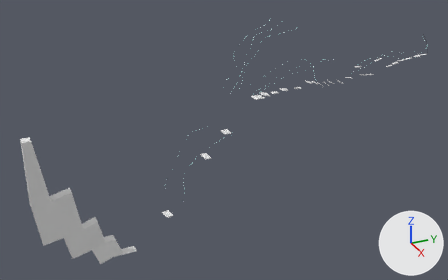
The Blender file Assets/Models/Environment/Scenes/Tutorial/tutorial_facilityRoomPewter.blend, before and after one commit.
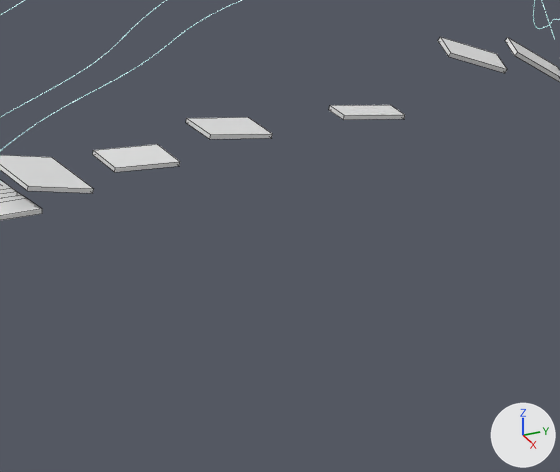
The first picture shows the older version from a camera (50 mm lens) standing at (1035.0, -956.0, 400.0) and looking at (-19.0, -481.0, -127.0). The close-ups show both versions on the part from 58% to 71% of the width and 27% to 44% of the height of that picture; other places that the commit changed are outside them. Lighting does not change. The marker at lower right points along +X, +Y and +Z. The close-ups show mesh edges as thin lines.

The first close-up shows 'Island.013', 'Island.014', 'Island.015', 'Island.016', 'Island.017', 'Island.018', 'Island.019'.
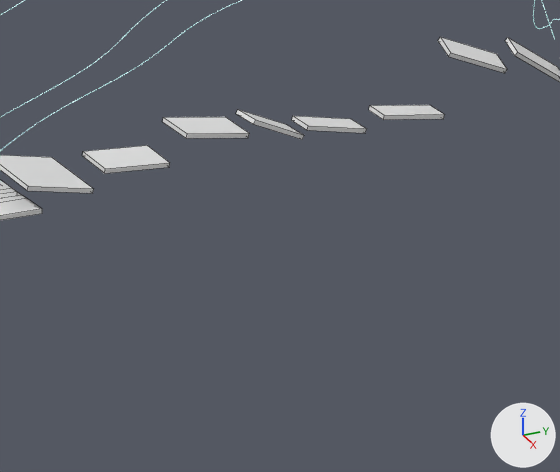
Boxes (x1, y1, x2, y2) around the edits, measured in the close-ups (560 x 472 px):
'Island.016', moved: before (186, 117, 272, 139); after (163, 117, 249, 138)
'Island.017', moved: before (93, 144, 180, 172); after (82, 145, 170, 173)
'Island.015', moved: before (329, 105, 405, 120); after (369, 105, 445, 120)
'Island.025', added: after (292, 116, 366, 133)
'Island.026', added: after (236, 110, 304, 139)

Diff of the bpy script that builds the scene:
```diff
--- a/Assets/Models/Environment/Scenes/Tutorial/tutorial_facilityRoomPewter.blend.py
+++ b/Assets/Models/Environment/Scenes/Tutorial/tutorial_facilityRoomPewter.blend.py
@@ ob_island_015 @@
 ob_island_015.parent = ob_islands
-ob_island_015.location = (-13.59, -315.6, -37.2)
+ob_island_015.location = (-13.04, -306.3, -38.39)
 ob_island_015.rotation_euler = (-0.142, 0.0332, 0.012)  # degrees (-8.1, 1.9, 0.7)
@@ ob_island_016 @@
 ob_island_016.parent = ob_islands
-ob_island_016.location = (-15.47, -347.5, -36.62)
+ob_island_016.location = (-14.65, -353.5, -35.32)
 ob_island_016.rotation_euler = (-0.142, 0.0332, 0.012)  # degrees (-8.1, 1.9, 0.7)
@@ ob_island_017 @@
 ob_island_017.parent = ob_islands
-ob_island_017.location = (-13.01, -370.6, -38.91)
+ob_island_017.location = (-12.9, -373.0, -38.77)
 ob_island_017.rotation_euler = (-0.0571, 0.0454, -0.0152)  # degrees (-3.3, 2.6, -0.9)
@@ ob_island_026 @@
+ob_island_026 = bpy.data.objects.new('Island.026', me_cube_001)
+ob_island_026.parent = ob_islands
+ob_island_026.location = (-15.95, -337.5, -37.44)
+ob_island_026.rotation_euler = (-0.428, 0.092, 0.156)  # degrees (-25, 5.3, 8.9)
@@ ob_island_025 @@
+ob_island_025 = bpy.data.objects.new('Island.025', me_cube_001)
+ob_island_025.parent = ob_islands
+ob_island_025.location = (-15.77, -323.3, -39.5)
+ob_island_025.rotation_euler = (-0.21, 0.0433, 0.0475)  # degrees (-12, 2.5, 2.7)
```
